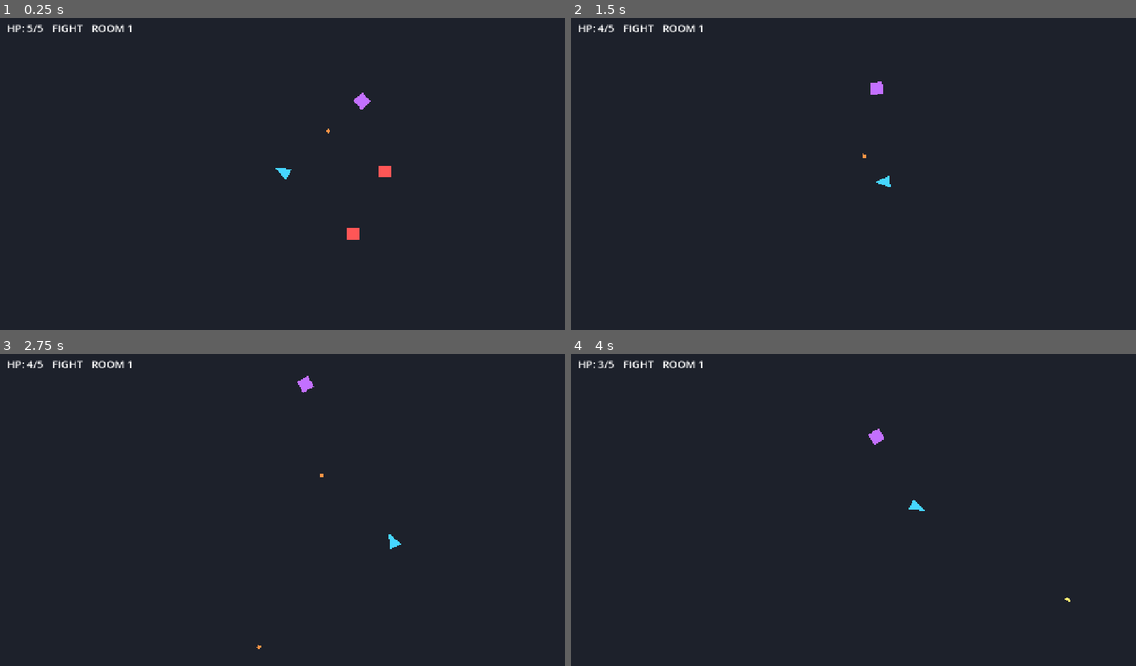
Above: before the commit, frames 1-4 (two rows, left to right).
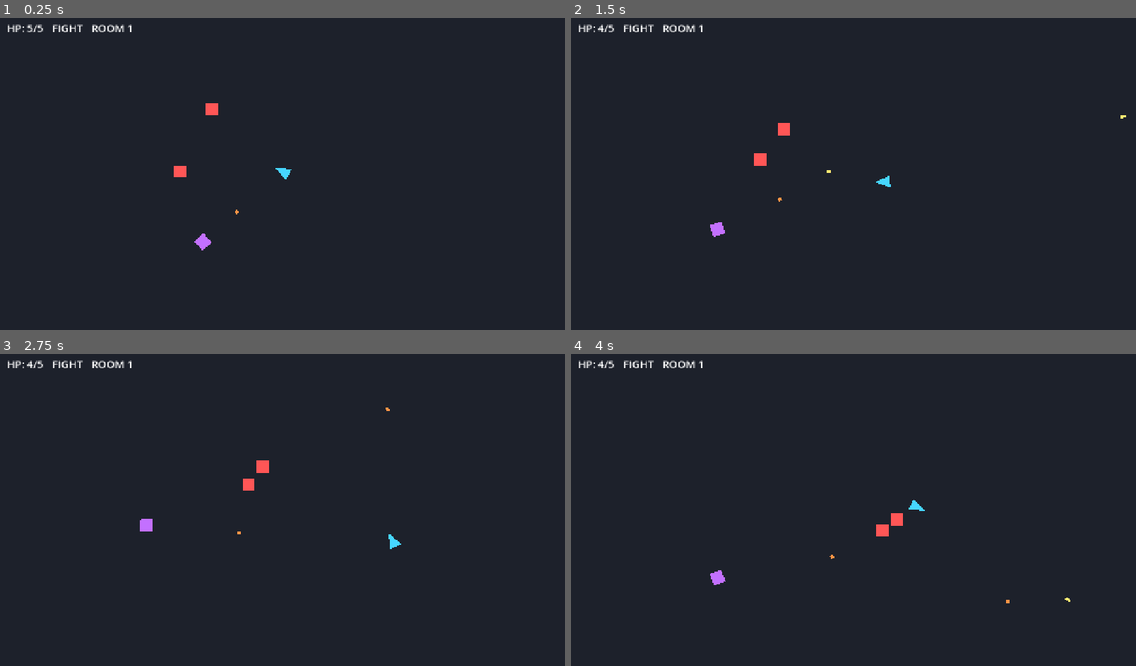
Above: after the commit, the same moments.

Repository: Dexter2099/GunMaxx
Game: Godot game, scene res://scenes/Main.tscn
The game is run twice, just before and just after one commit, with the same random seed, the same clock (stepped at 60 frames per second) and the same inputs.
Inputs (mouse positions are in pixels of both pictures, inside the frame that each line leads up to):
- Up to frame 1 (0.25 s): no input
- Up to frame 2 (1.5 s): move the mouse to (977, 155) at 0.52 s; hold Right (ui_right) 0.53-1.28 s; click (977, 155) at 0.6 s; move the mouse to (740, 186) at 1.27 s; hold Down (ui_down) from 1.28 s (still down); click (740, 186) at 1.35 s
- Up to frame 3 (2.75 s): move the mouse to (339, 438) at 2.02 s; release Down (ui_down) at 2.03 s; hold Right (ui_right) from 2.03 s (still down); click (339, 438) at 2.1 s
- Up to frame 4 (4 s): move the mouse to (825, 572) at 2.77 s; release Right (ui_right) at 2.78 s; hold Up (ui_up) 2.78-3.53 s; click (825, 572) at 2.85 s; move the mouse to (1023, 553) at 3.52 s; hold Left (ui_left) from 3.53 s (still down); click (1023, 553) at 3.6 s

The runs differ from the first frame. In frame 1, 0.5% of the frame differs, in the area x 30-70%, y 23-75%; in frame 2, 0.4%; in frame 3, 0.4%; in frame 4, 0.4%.

Commit message:
Improve room difficulty scaling with explicit encounters

Diff:
--- a/game/scenes/Main.tscn
+++ b/game/scenes/Main.tscn
@@ -62,6 +62,15 @@
 [node name="SpawnPointC" type="Marker2D" parent="RoomController/SpawnPoints"]
 position = Vector2(180, 160)
 
+[node name="SpawnPointD" type="Marker2D" parent="RoomController/SpawnPoints"]
+position = Vector2(-260, 0)
+
+[node name="SpawnPointE" type="Marker2D" parent="RoomController/SpawnPoints"]
+position = Vector2(-180, -160)
+
+[node name="SpawnPointF" type="Marker2D" parent="RoomController/SpawnPoints"]
+position = Vector2(-180, 160)
+
 [node name="HUD" type="CanvasLayer" parent="."]
 
 [node name="MarginContainer" type="MarginContainer" parent="HUD"]
--- a/game/scripts/main.gd
+++ b/game/scripts/main.gd
@@ -93,6 +93,10 @@
 	if room_index <= 1:
 		return [CHASER_ENEMY_SCENE, TURRET_ENEMY_SCENE, CHASER_ENEMY_SCENE]
 	if room_index == 2:
-		return [CHASER_ENEMY_SCENE, TURRET_ENEMY_SCENE, TURRET_ENEMY_SCENE]
+		return [CHASER_ENEMY_SCENE, CHASER_ENEMY_SCENE, TURRET_ENEMY_SCENE, CHASER_ENEMY_SCENE]
+	if room_index == 3:
+		return [CHASER_ENEMY_SCENE, TURRET_ENEMY_SCENE, CHASER_ENEMY_SCENE, TURRET_ENEMY_SCENE]
+	if room_index == 4:
+		return [CHASER_ENEMY_SCENE, CHASER_ENEMY_SCENE, TURRET_ENEMY_SCENE, TURRET_ENEMY_SCENE, CHASER_ENEMY_SCENE]
 
-	return [TURRET_ENEMY_SCENE, CHASER_ENEMY_SCENE, TURRET_ENEMY_SCENE]
+	return [CHASER_ENEMY_SCENE, TURRET_ENEMY_SCENE, CHASER_ENEMY_SCENE, TURRET_ENEMY_SCENE, TURRET_ENEMY_SCENE]
--- a/game/scripts/room_controller.gd
+++ b/game/scripts/room_controller.gd
@@ -38,6 +38,7 @@
 	for child in spawn_points_node.get_children():
 		if child is Node2D:
 			spawn_points.append(child)
+	spawn_points.sort_custom(func(a: Node2D, b: Node2D) -> bool: return a.name < b.name)
 	print("[RoomController] spawn points found: %d" % spawn_points.size())
 
 	if enemy_scenes.is_empty() or spawn_points.is_empty():
@@ -46,6 +47,8 @@
 		return
 
 	var enemies_to_spawn: int = min(enemy_scenes.size(), spawn_points.size())
+	if enemy_scenes.size() > spawn_points.size():
+		push_warning("[RoomController] Encounter requests %d enemies, but only %d spawn points exist" % [enemy_scenes.size(), spawn_points.size()])
 	var spawned_count := 0
 	for i in range(enemies_to_spawn):
 		var spawn_scene := enemy_scenes[i]
